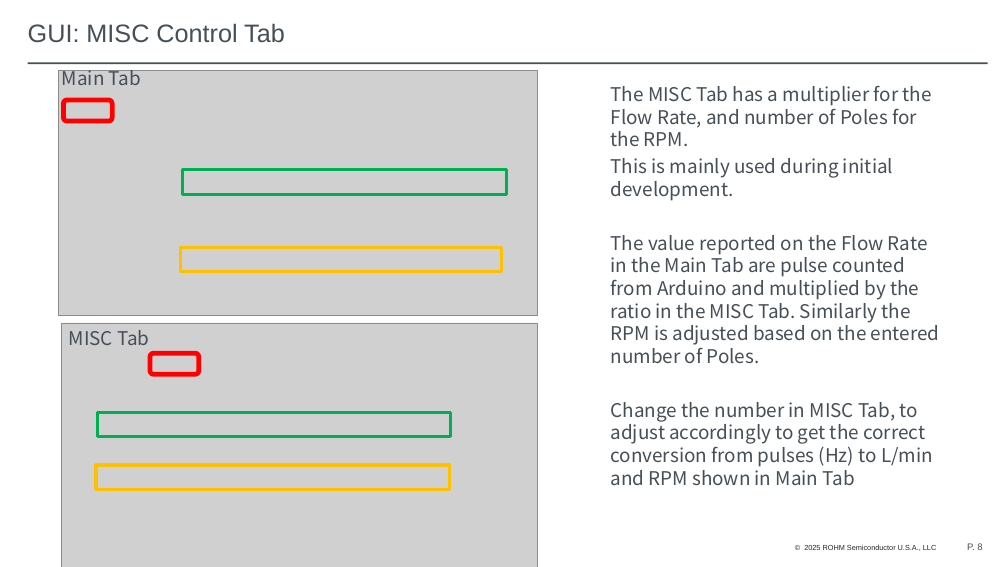
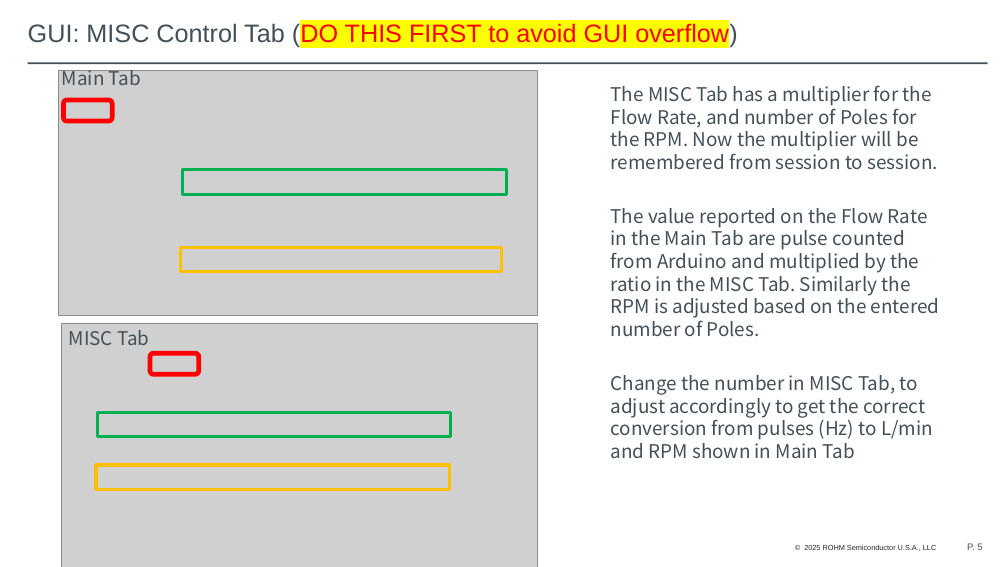
Before and after one commit to mvanocht/BLDC_Pump, a slide deck: slide 5 of Water Pump Demo Arduino and Gui instructions.pptx (slide 8 before the commit). Drawn at 1008x567 pixels with LibreOffice and Linux fonts; fonts in the diff are those of the drawing; grey boxes stand for pictures; background and template pictures are left out. Boxes give left, top, right and bottom in pixels: in the first picture for what was removed or moved away, otherwise in the second. Text is boxed around its words. In the diff, an @@ line names an element or a change of style, - is before the commit and + after.

Commit message:
update the PPT instructions to have the misc tab multiplier be adjusted first before COM connection

```diff
--- a/Water Pump Demo Arduino and Gui instructions.pptx
+++ b/Water Pump Demo Arduino and Gui instructions.pptx
@@ title at [28,22,737,48]: text changed; text colour #444F58 to #FF0000 @@
-GUI: MISC Control Tab
+GUI: MISC Control Tab (DO THIS FIRST to avoid GUI overflow)
@@ text at [611,86,938,169]: text changed @@
-The MISC Tab has a multiplier for the Flow Rate, and number of Poles for the RPM.
-This is mainly used during initial development.
+The MISC Tab has a multiplier for the Flow Rate, and number of Poles for the RPM. Now the multiplier will be remembered from session to session.
```
